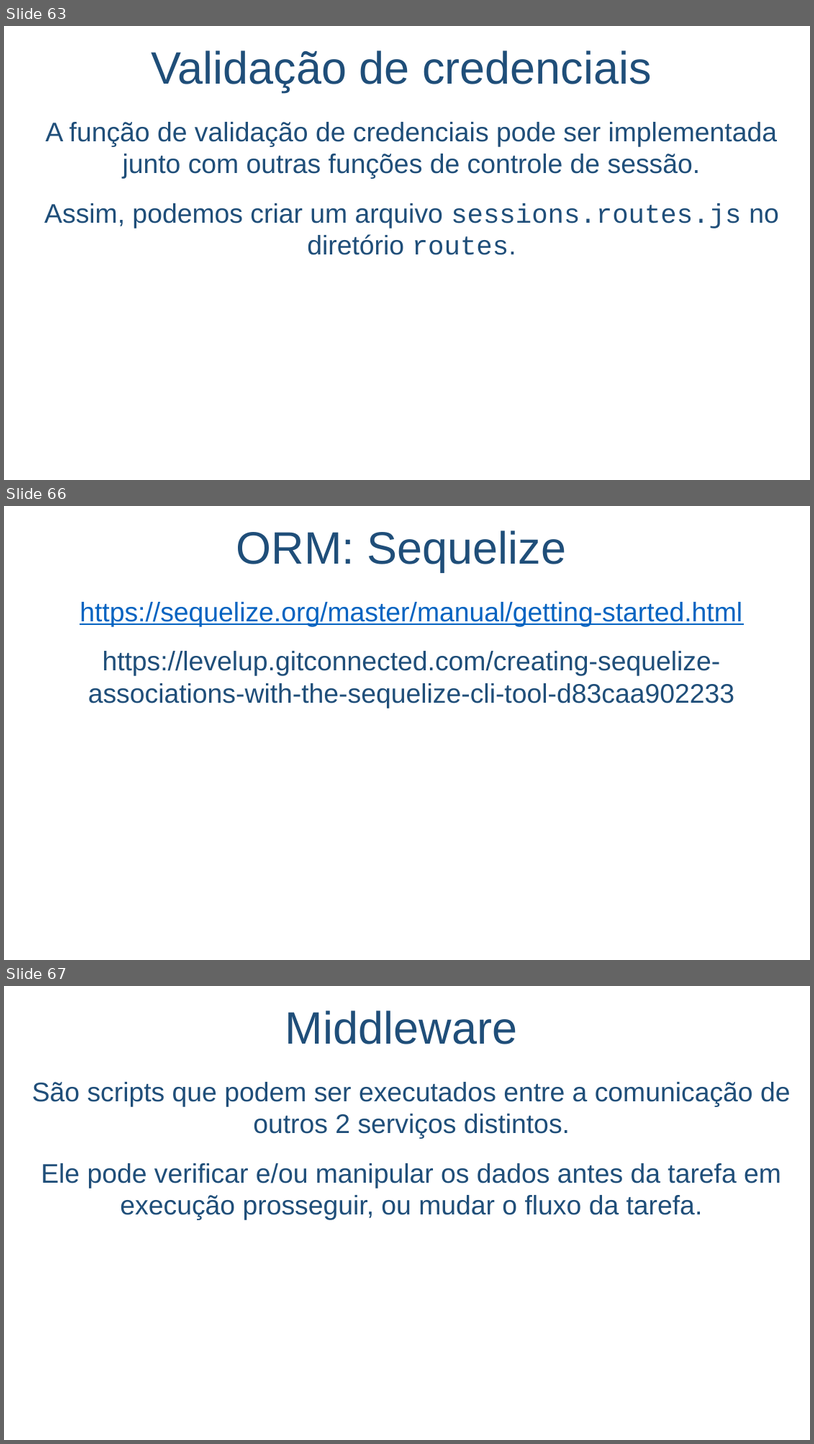
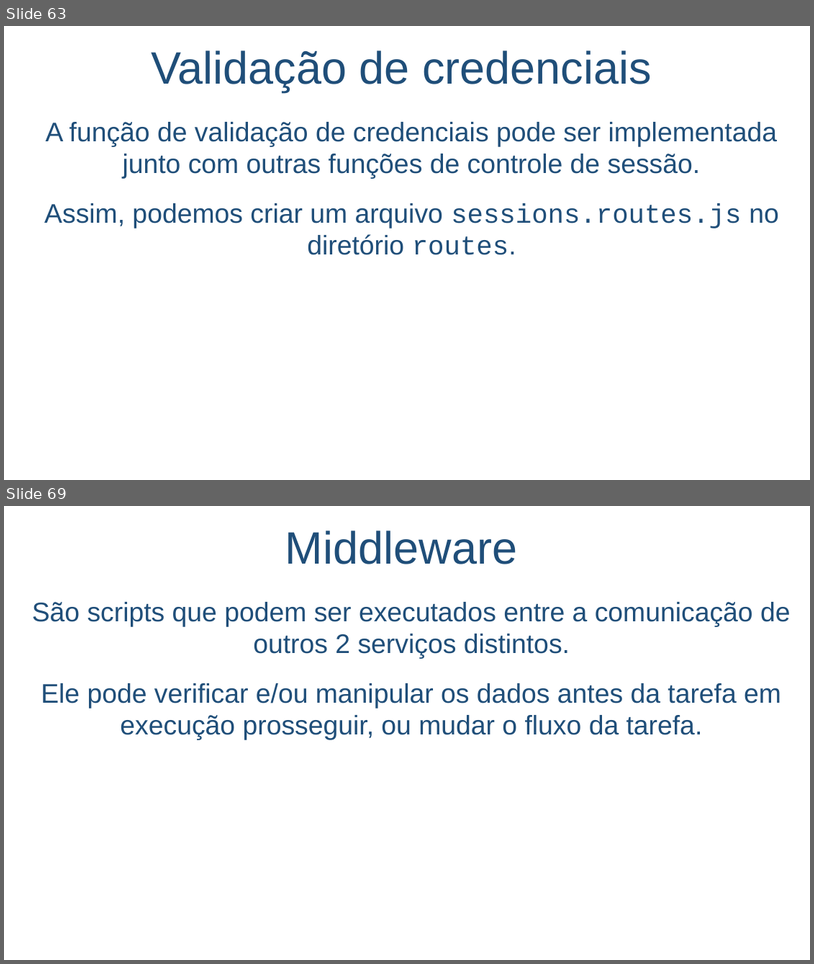
Before and after one commit to salmo-jr/public-slides, a slide deck: node-js.pptx. Shown one above the other, each under a label of ours: slides 63, 66 and 67 before the commit, slides 63 and 69 after it; the slides between them are not shown. The pictures are 814x1444 and 814x964 pixels, drawn with LibreOffice and Linux fonts; fonts in the diff are those of the drawing; background and template pictures are left out. Boxes give left, top, right and bottom in pixels: in the first picture for what was removed or moved away, otherwise in the second. Text is boxed around its words. In the diff, an @@ line names an element or a change of style, - is before the commit and + after.

```diff
--- a/node-js.pptx
+++ b/node-js.pptx
@@ slide 66 removed at [4,506,810,960], background picture (left out) @@
@@ text removed at [237,530,567,572] @@
-ORM: Sequelize
@@ text removed at [80,602,743,708] @@
-https://sequelize.org/master/manual/getting-started.html
-https://levelup.gitconnected.com/creating-sequelize-associations-with-the-sequelize-cli-tool-d83caa902233
@@ what was slide 67 is now slide 69 @@
```
Also in this commit, not shown: 2 slides changed, 7 slides added.
